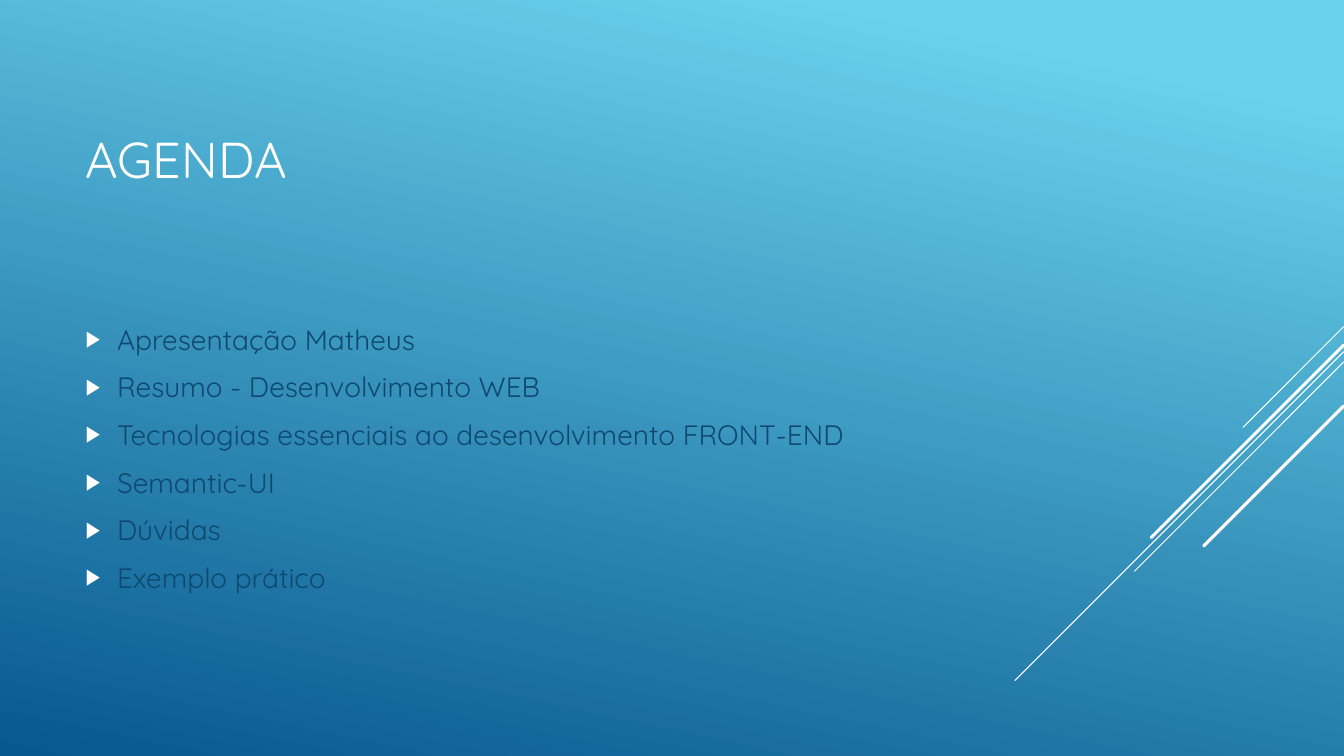
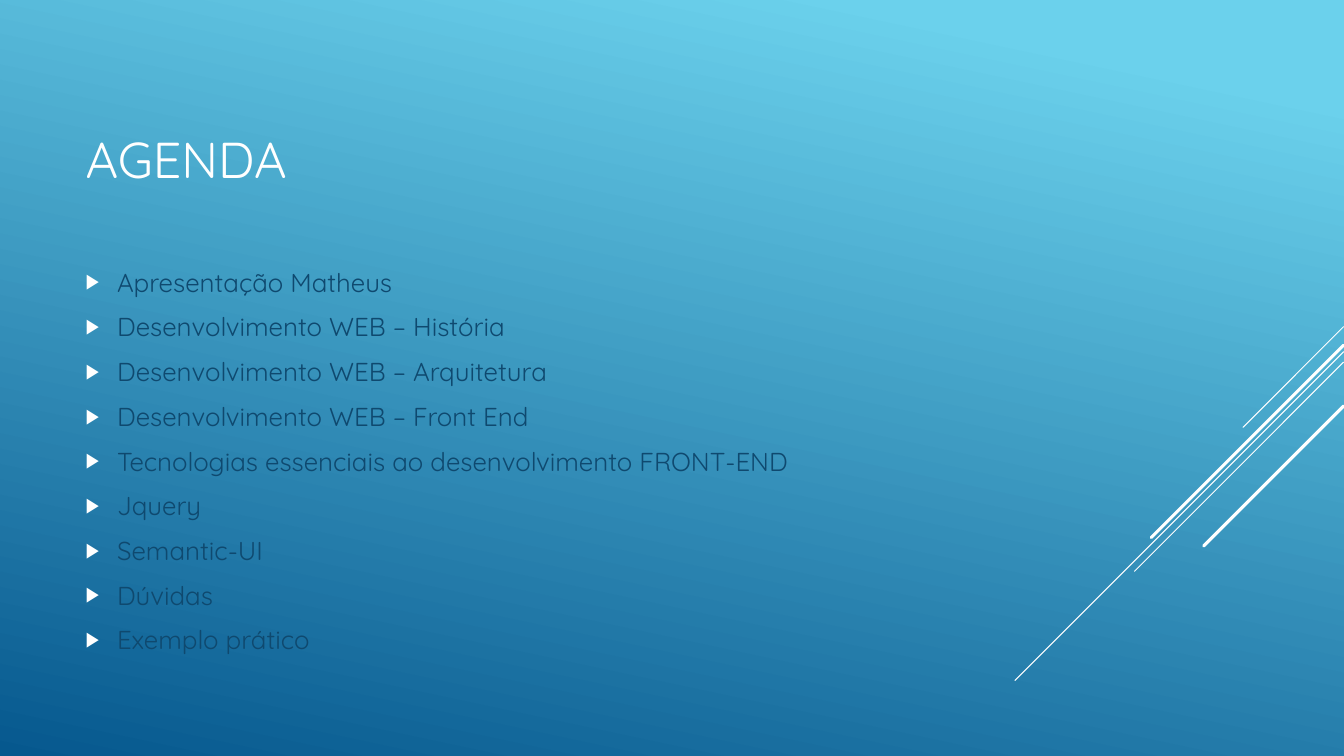
Before and after one commit to matheustristao/AulaFrontEnd, a slide deck: slide 2 of front-end.pptx. Drawn at 1344x756 pixels with LibreOffice and Linux fonts; fonts in the diff are those of the drawing. Boxes give left, top, right and bottom in pixels: in the first picture for what was removed or moved away, otherwise in the second. Text is boxed around its words. In the diff, an @@ line names an element or a change of style, - is before the commit and + after.

Commit message:
Reformulação do slide de agenda

```diff
--- a/front-end.pptx
+++ b/front-end.pptx
@@ text at box(117, 273, 787, 605): size 20 to 18.5 pt in "Apresentação Matheus", "Tecnologias essenciais ao desenvolvimento FRONT-END", "Semantic-UI", "Dúvidas" and 1 more places @@
@@ text at box(117, 317, 547, 426): text changed; size 20 to 18.5 pt @@
-▶ Resumo - Desenvolvimento WEB
+▶ Desenvolvimento WEB – História
+▶ Desenvolvimento WEB – Arquitetura
+▶ Desenvolvimento WEB – Front End
@@ text at box(117, 497, 201, 520): paragraph added @@
+▶ Jquery
```
